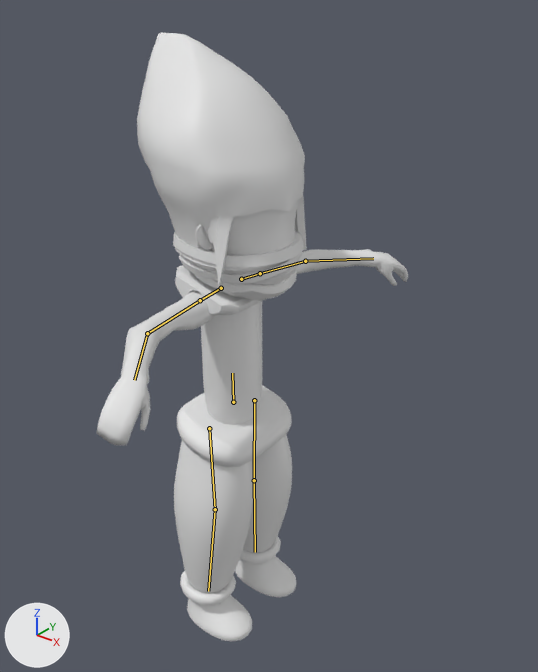
Renders of the FBX model Assets/WIP/Models/Characters/Ravi/Animations/Ravi(Idle).fbx from each side of a commit.
One viewpoint serves both versions: a 50 mm camera at (14.44, -16.21, 21.6) aimed at (0.62, 1.07, 10.88). The axes (+X, +Y, +Z) are drawn at lower left. The lights are the same throughout. The bones that change are drawn over the model as lines.

In view in the first picture: 'Bandage Mask', 'Belt(Ravi)', 'Ears(Ravi)', 'Hair(Ravi)', 'Head(Ravi)', 'L_Arm', 'L_Leg(Ravi)', 'L_Shoe(Ravi)', 'R_Arm', 'R_Leg(Ravi)', 'R_Shoe(Ravi)', 'Shoulder(Ravi)', 'Torso(Ravi)'.
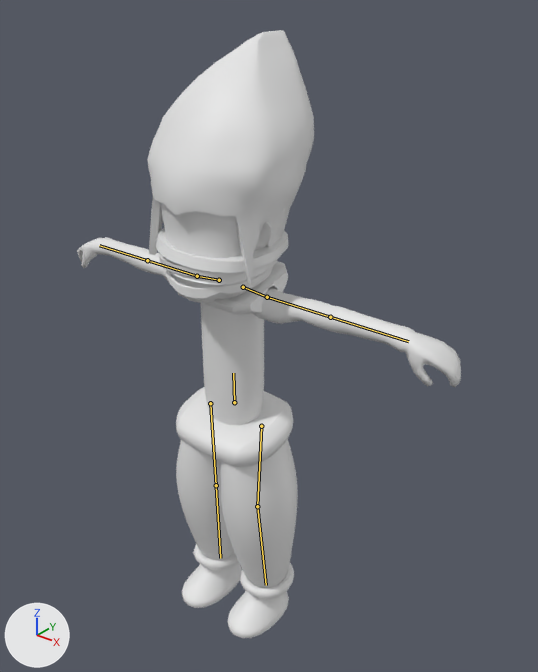
The newer file adds an action. The first version stands in its rest pose; the second is drawn at frame 1 of the action 'Armature|Armature|mixamo.com|Layer0'.

Boxes [x1, y1, x2, y2] around the edits, measured in the pictures (538 x 672 px):
'Hair(Ravi)', posed
    before: [137, 33, 307, 287]
    after: [147, 30, 314, 286]
'R_Leg(Ravi)', posed
    before: [174, 441, 253, 594]
    after: [176, 440, 235, 560]
'L_Leg(Ravi)', posed
    before: [243, 434, 292, 553]
    after: [220, 439, 298, 588]
'L_Arm', posed
    before: [297, 249, 408, 286]
    after: [254, 287, 461, 387]
'R_Arm', posed
    before: [97, 290, 215, 445]
    after: [77, 237, 169, 282]
'Bandage Mask', posed (7% taller)
    before: [173, 231, 304, 301]
    after: [156, 228, 288, 303]
'Torso(Ravi)', posed
    before: [201, 301, 263, 425]
    after: [200, 302, 264, 425]
'Belt(Ravi)', posed
    before: [177, 385, 292, 467]
    after: [176, 387, 293, 467]
'Head(Ravi)', posed (8% wider)
    before: [200, 202, 297, 256]
    after: [160, 202, 265, 258]
'R_Shoe(Ravi)', posed (16% narrower, 8% shorter)
    before: [180, 571, 252, 641]
    after: [182, 544, 242, 608]
'L_Shoe(Ravi)', posed
    before: [235, 536, 296, 597]
    after: [228, 563, 294, 638]
'Shoulder(Ravi)', posed
    before: [175, 265, 263, 315]
    after: [178, 261, 288, 315]
bone 'mixamorig:Hips', root to tip
    before: (233, 402) to (232, 373)
    after: (234, 402) to (233, 373)
bone 'mixamorig:LeftShoulder', root to tip
    before: (241, 279) to (260, 273)
    after: (243, 287) to (267, 297)
bone 'mixamorig:LeftArm', root to tip
    before: (260, 273) to (305, 261)
    after: (267, 297) to (330, 317)
bone 'mixamorig:LeftForeArm', root to tip
    before: (305, 261) to (373, 258)
    after: (330, 317) to (408, 341)
bone 'mixamorig:RightShoulder', root to tip
    before: (221, 288) to (200, 300)
    after: (219, 280) to (197, 276)
bone 'mixamorig:RightArm', root to tip
    before: (200, 300) to (147, 333)
    after: (197, 276) to (147, 260)
bone 'mixamorig:RightForeArm', root to tip
    before: (147, 333) to (134, 380)
    after: (147, 260) to (99, 245)
bone 'mixamorig:LeftUpLeg', root to tip
    before: (254, 400) to (254, 480)
    after: (261, 426) to (257, 506)
bone 'mixamorig:LeftLeg', root to tip
    before: (254, 480) to (255, 552)
    after: (257, 506) to (266, 585)
bone 'mixamorig:RightUpLeg', root to tip
    before: (209, 428) to (215, 509)
    after: (210, 403) to (216, 485)
bone 'mixamorig:RightLeg', root to tip
    before: (215, 509) to (208, 591)
    after: (216, 485) to (220, 558)

Patch to the scene script:
```diff
--- a/Assets/WIP/Models/Characters/Ravi/Animations/Ravi(Idle).fbx.py
+++ b/Assets/WIP/Models/Characters/Ravi/Animations/Ravi(Idle).fbx.py
@@ bone_mixamorig_hips @@
 bone_mixamorig_hips = bpy.data.objects['Armature'].pose.bones['mixamorig:Hips']
-bone_mixamorig_hips.location = (0.0, 0.0, 0.0)
-bone_mixamorig_hips.rotation_quaternion = (1.0, 0.0, 0.0, 0.0)  # degrees (0, 0, 0)
+bone_mixamorig_hips.location = (9.0, 4.0, 6.0)
+bone_mixamorig_hips.rotation_quaternion = (0.707, 0.0, -0.707, 0.0)  # degrees (0, -90, 0)
@@ bone_mixamorig_leftshoulder @@
 bone_mixamorig_leftshoulder = bpy.data.objects['Armature'].pose.bones['mixamorig:LeftShoulder']  # child of 'mixamorig:Spine2'
-bone_mixamorig_leftshoulder.rotation_quaternion = (1.0, 0.0, 0.0, 0.0)  # degrees (0, 0, 0)
+bone_mixamorig_leftshoulder.rotation_quaternion = (1.0, -0.007, 0.0, 0.0)  # degrees (-1, 0, 0)
@@ bone_mixamorig_leftarm @@
 bone_mixamorig_leftarm = bpy.data.objects['Armature'].pose.bones['mixamorig:LeftArm']  # child of 'mixamorig:LeftShoulder'
-bone_mixamorig_leftarm.rotation_quaternion = (1.0, 0.0, 0.0, 0.0)  # degrees (0, 0, 0)
+bone_mixamorig_leftarm.rotation_quaternion = (0.999, -0.033, 0.001, -0.035)  # degrees (-4, 0, -4)
@@ bone_mixamorig_leftforearm @@
 bone_mixamorig_leftforearm = bpy.data.objects['Armature'].pose.bones['mixamorig:LeftForeArm']  # child of 'mixamorig:LeftArm'
-bone_mixamorig_leftforearm.rotation_quaternion = (1.0, 0.0, 0.0, 0.0)  # degrees (0, 0, 0)
+bone_mixamorig_leftforearm.rotation_quaternion = (0.952, 0.0, 0.0, -0.307)  # degrees (0, 0, -36)
@@ bone_mixamorig_rightshoulder @@
 bone_mixamorig_rightshoulder = bpy.data.objects['Armature'].pose.bones['mixamorig:RightShoulder']  # child of 'mixamorig:Spine2'
-bone_mixamorig_rightshoulder.rotation_quaternion = (1.0, 0.0, 0.0, 0.0)  # degrees (0, 0, 0)
+bone_mixamorig_rightshoulder.rotation_quaternion = (1.0, -0.007, 0.0, 0.0)  # degrees (-1, 0, 0)
@@ bone_mixamorig_rightarm @@
 bone_mixamorig_rightarm = bpy.data.objects['Armature'].pose.bones['mixamorig:RightArm']  # child of 'mixamorig:RightShoulder'
-bone_mixamorig_rightarm.rotation_quaternion = (1.0, 0.0, 0.0, 0.0)  # degrees (0, 0, 0)
+bone_mixamorig_rightarm.rotation_quaternion = (0.999, -0.033, -0.001, 0.031)  # degrees (-4, 0, 4)
@@ bone_mixamorig_rightforearm @@
 bone_mixamorig_rightforearm = bpy.data.objects['Armature'].pose.bones['mixamorig:RightForeArm']  # child of 'mixamorig:RightArm'
-bone_mixamorig_rightforearm.rotation_quaternion = (1.0, 0.0, 0.0, 0.0)  # degrees (0, 0, 0)
+bone_mixamorig_rightforearm.rotation_quaternion = (0.951, 0.0, 0.0, 0.31)  # degrees (0, 0, 36)
@@ bone_mixamorig_leftupleg @@
 bone_mixamorig_leftupleg = bpy.data.objects['Armature'].pose.bones['mixamorig:LeftUpLeg']  # child of 'mixamorig:Hips'
-bone_mixamorig_leftupleg.rotation_quaternion = (1.0, 0.0, 0.0, 0.0)  # degrees (0, 0, 0)
+bone_mixamorig_leftupleg.rotation_quaternion = (1.0, 0.013, 0.0, 0.004)  # degrees (2, 0, 0)
@@ bone_mixamorig_leftleg @@
 bone_mixamorig_leftleg = bpy.data.objects['Armature'].pose.bones['mixamorig:LeftLeg']  # child of 'mixamorig:LeftUpLeg'
-bone_mixamorig_leftleg.rotation_quaternion = (1.0, 0.0, 0.0, 0.0)  # degrees (0, 0, 0)
+bone_mixamorig_leftleg.rotation_quaternion = (1.0, 0.0, 0.0, -0.011)  # degrees (0, 0, -1)
@@ bone_mixamorig_rightupleg @@
 bone_mixamorig_rightupleg = bpy.data.objects['Armature'].pose.bones['mixamorig:RightUpLeg']  # child of 'mixamorig:Hips'
-bone_mixamorig_rightupleg.rotation_quaternion = (1.0, 0.0, 0.0, 0.0)  # degrees (0, 0, 0)
+bone_mixamorig_rightupleg.rotation_quaternion = (1.0, -0.013, 0.0, 0.006)  # degrees (-2, 0, 1)
@@ bone_mixamorig_rightleg @@
 bone_mixamorig_rightleg = bpy.data.objects['Armature'].pose.bones['mixamorig:RightLeg']  # child of 'mixamorig:RightUpLeg'
-bone_mixamorig_rightleg.rotation_quaternion = (1.0, 0.0, 0.0, 0.0)  # degrees (0, 0, 0)
+bone_mixamorig_rightleg.rotation_quaternion = (1.0, 0.0, 0.0, -0.011)  # degrees (0, 0, -1)
```
